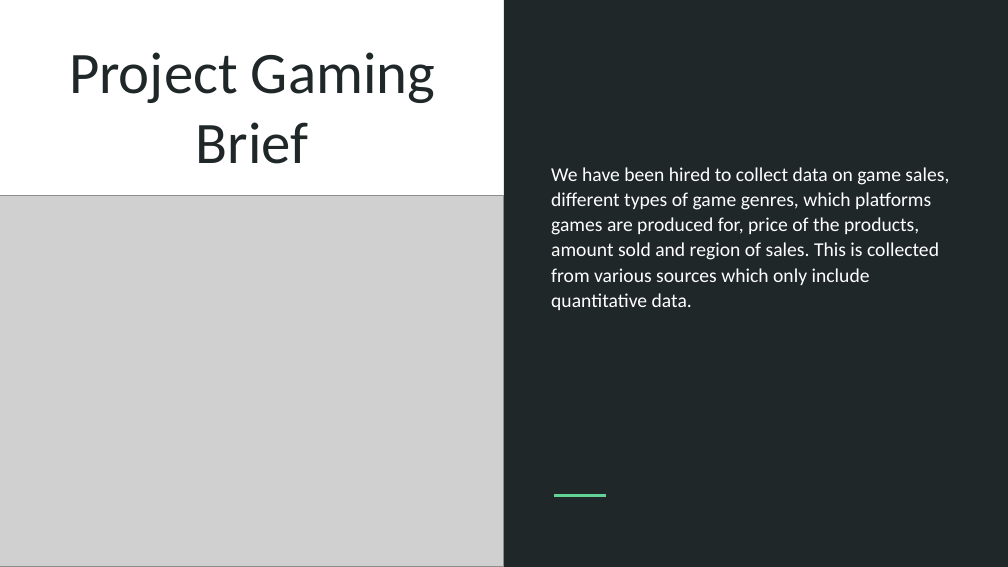
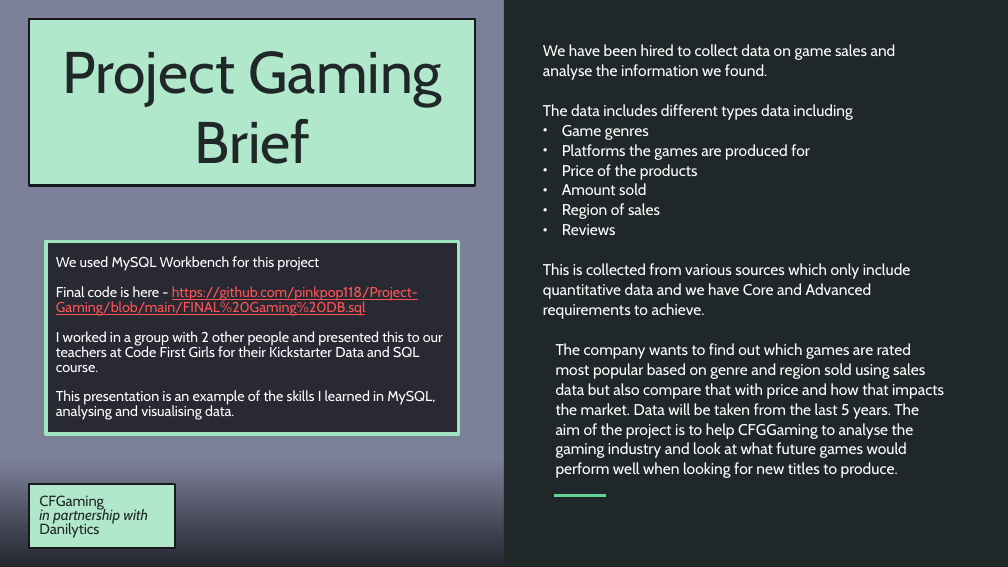
Before and after one commit to pinkpop118/Project-Gaming, a slide deck: slide 1 of Gaming Project Presentation.pptx (slide 2 before the commit). Drawn at 1008x567 pixels with LibreOffice and Linux fonts; fonts in the diff are those of the drawing; grey boxes stand for pictures. Boxes give left, top, right and bottom in pixels: in the first picture for what was removed or moved away, otherwise in the second. Text is boxed around its words. In the diff, an @@ line names an element or a change of style, - is before the commit and + after.

Commit message:
Final Gaming Presentation

```diff
--- a/Gaming Project Presentation.pptx
+++ b/Gaming Project Presentation.pptx
@@ background #FFFFFF to gradient #24252E to #7C8099 @@
@@ title "Project Gaming Brief" resized from (x1=69, y1=52, x2=435, y2=164) to (x1=29, y1=19, x2=475, y2=185) @@
@@ title "Project Gaming Brief" at (x1=29, y1=19, x2=475, y2=185): font Calibri to Cabin; fill none to #B1E9CB; outline none to #17181E 1.5 pt @@
@@ text at (x1=543, y1=44, x2=944, y2=478): text changed; size 14 to 11.1 pt; font Calibri to Cabin @@
-We have been hired to collect data on game sales, different types of game genres, which platforms games are produced for, price of the products, amount sold and region of sales. This is collected from various sources which only include quantitative data.
+We have been hired to collect data on game sales and analyse the information we found.
+The data includes different types data including
+● Game genres
+● Platforms the games are produced for
+● Price of the products
+● Amount sold
+● Region of sales
+● Reviews
+This is collected from various sources which only include quantitative data and we have Core and Advanced requirements to achieve.
+The company wants to find out which games are rated most popular based on genre and region sold using sales data but also compare that with price and how that impacts the market. Data will be taken from the last 5 years. The aim of the project is to help CFGGaming to analyse the gaming industry and look at what future games would perform well when looking for new titles to produce.
@@ picture removed at (x1=0, y1=196, x2=504, y2=567) @@
@@ rectangle added at (x1=45, y1=242, x2=459, y2=434), fill #282933, outline #A1E4C1 2.5 pt, 10.2 pt, text #FFFFFF @@
+We used MySQL Workbench for this project
+Final code is here - https://github.com/pinkpop118/Project-Gaming/blob/main/FINAL%20Gaming%20DB.sql
+I worked in a group with 2 other people and presented this to our teachers at Code First Girls for their Kickstarter Data and SQL course.
+This presentation is an example of the skills I learned in MySQL, analysing and visualising data.
@@ rectangle added at (x1=29, y1=484, x2=175, y2=547), fill #B1E9CB, outline #17181E 1.5 pt, 10.5 pt, text #202729 @@
+CFGaming
+in partnership with
+Danilytics
```
Also in this commit, not shown: 1 other slide changed, 12 slides added, 3 slides removed.
